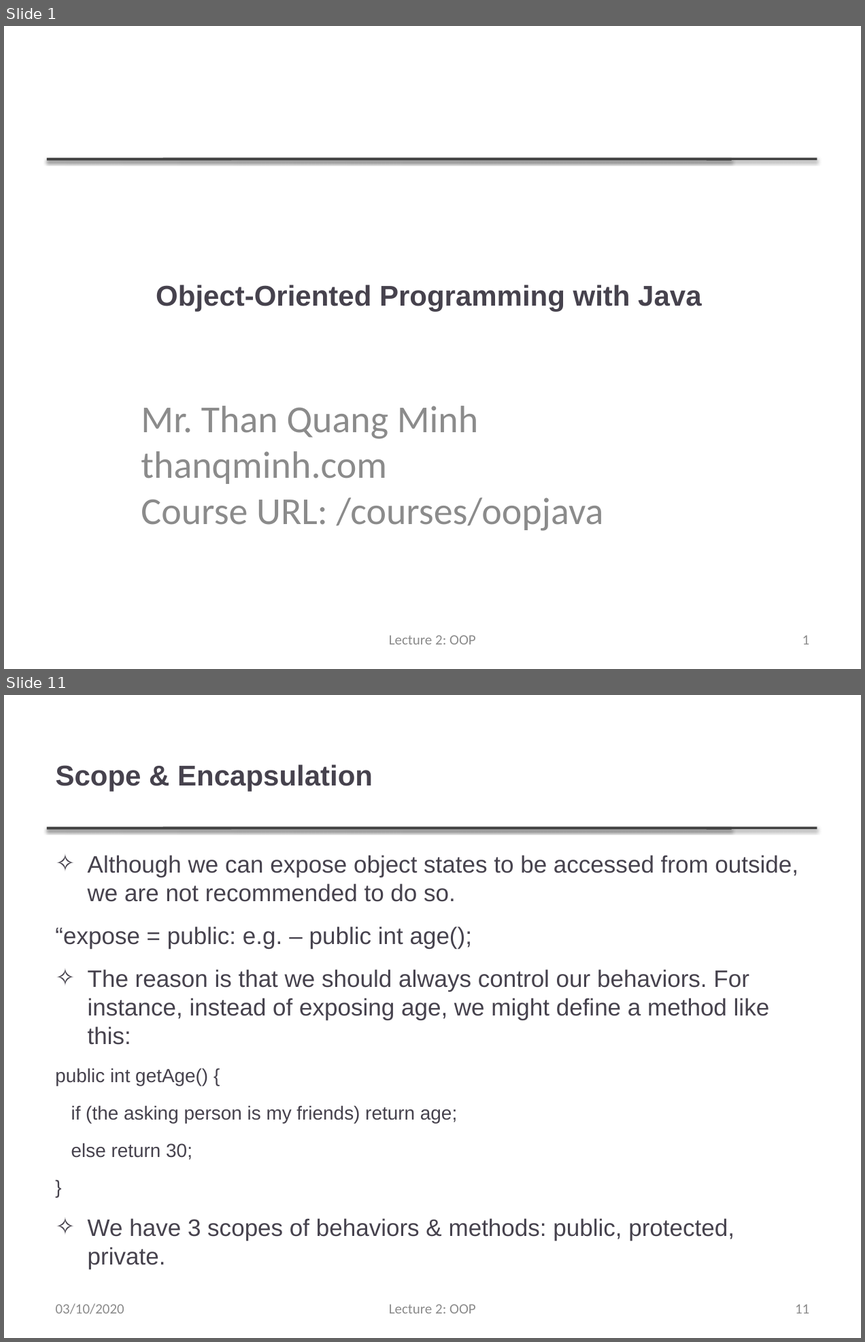
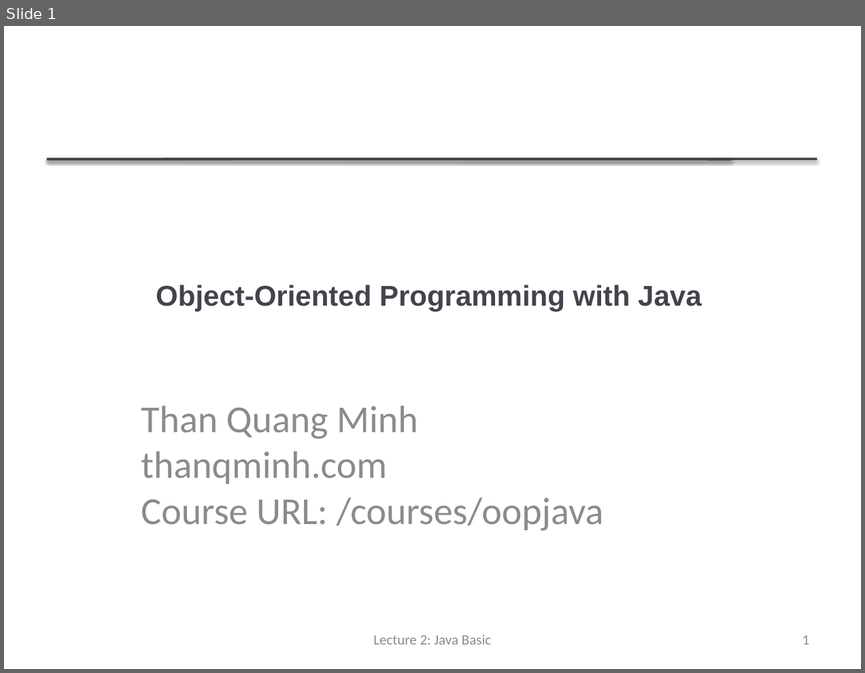
Before and after one commit to thanqminh/thanqminh.github.io, a slide deck: courses/oopjava/lecture2.pptx. Shown one above the other, each under a label of ours: slides 1 and 11 before the commit, slide 1 after it; the slides between them are not shown. The pictures are 865x1342 and 865x673 pixels, drawn with LibreOffice and Linux fonts; fonts in the diff are those of the drawing. Boxes give left, top, right and bottom in pixels: in the first picture for what was removed or moved away, otherwise in the second. Text is boxed around its words. In the diff, an @@ line names an element or a change of style, - is before the commit and + after.

```diff
--- a/courses/oopjava/lecture2.pptx
+++ b/courses/oopjava/lecture2.pptx
@@ slide 11 removed at (x1=4, y1=695, x2=861, y2=1338), background #FFFFFF; not listed: 2 template elements that a slide beside it also shows @@
@@ title removed at (x1=56, y1=764, x2=373, y2=791) @@
-Scope & Encapsulation
@@ text removed at (x1=55, y1=855, x2=798, y2=1269) @@
-✧ Although we can expose object states to be accessed from outside, we are not recommended to do so.
-“expose = public: e.g. – public int age();
-✧ The reason is that we should always control our behaviors. For instance, instead of exposing age, we might define a method like this:
-public int getAge() {
-if (the asking person is my friends) return age;
-else return 30;
-}
-✧ We have 3 scopes of behaviors & methods: public, protected, private.
@@ text removed at (x1=56, y1=1303, x2=124, y2=1314) @@
-03/10/2020
@@ text removed at (x1=389, y1=1304, x2=476, y2=1313) @@
-Lecture 2: OOP
@@ page number removed at (x1=795, y1=1304, x2=809, y2=1313) @@
-11
@@ slide 1 changed as well @@
@@ subtitle at (x1=141, y1=405, x2=418, y2=439): text changed @@
-Mr. Than Quang Minh
+Than Quang Minh
@@ text at (x1=373, y1=635, x2=491, y2=644): text changed @@
-Lecture 2: OOP
+Lecture 2: Java Basic
```
Also in this commit, not shown: 1 other slide changed, 7 slides added, 11 other slides removed, 6 other files.
